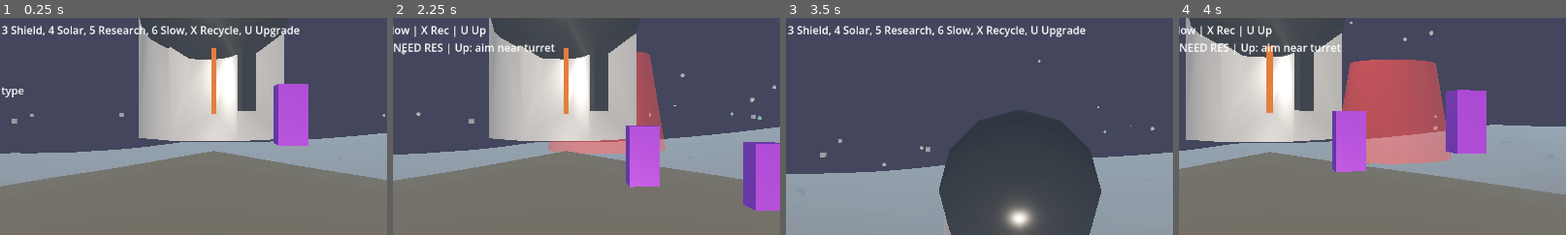
Above: before the commit, frames 1-4 (left to right).
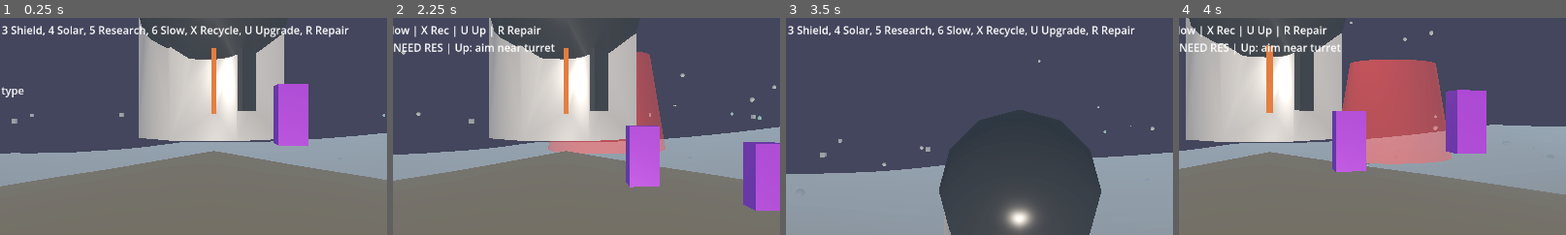
Above: after the commit, the same moments.

Repository: qnctx/star-abyss-game
Game: Godot game, scene res://scenes/main.tscn
Same seed, same stepped clock (60 frames per second), same inputs: the game is played once before the commit and once after it.
Inputs (mouse positions are % of the whole screen's width and height, from its top left):
- Up to frame 1 (0.25 s): no input
- Up to frame 2 (2.25 s): tap B (build_mode) at 0.5, 2 s; move the mouse to (55, 50) at 0.52 s; hold B (build_mode) 0.53-1.28 s; hold U (upgrade_structure) from 0.53 s (still down); click (55, 50) at 0.67 s; tap Space (jump) at 0.77, 1.52 s; tap X (recycle_mode) at 0.8, 1.35 s; move the mouse to (45, 50) at 1.27 s; tap R (repair_structure, bound only after the commit) at 1.55 s; move the mouse to (52, 48) at 2.02 s; hold R (repair_structure, bound only after the commit) from 2.03 s (still down)
- Up to frame 3 (3.5 s): keep holding U (upgrade_structure); tap B (build_mode) at 2.3, 2.75, 2.85 s; move the mouse to (49, 52) at 2.77 s; release R (repair_structure, bound only after the commit) at 2.78 s; click (49, 52) at 2.92 s; tap Space (jump) at 3.02 s; tap X (recycle_mode) at 3.05 s
- Up to frame 4 (4 s): keep holding U (upgrade_structure); tap B (build_mode) at 3.5 s; move the mouse to (57, 51) at 3.52 s; hold R (repair_structure, bound only after the commit) from 3.53 s (still down); tap Ctrl (crouch) at 3.6 s; tap Space (jump) at 3.77 s
The pictures show only the part of the screen within x 22-72%, y 28-78%; the shares and areas given below are measured in that part.

The runs differ from the first frame. In frame 1, 0.3% of the frame differs, in the area x 77-91%, y 3-9%; in frame 2, 0.3%; in frame 3, 0.3%; in frame 4, 0.3%, in the area x 25-39%, y 3-9%.

Commit message:
Add structure repair loop

Diff:
--- a/src/project.godot
+++ b/src/project.godot
@@ -138,3 +138,8 @@
 "events": [Object(InputEventKey,"resource_local_to_scene":false,"resource_name":"","device":-1,"window_id":0,"alt_press …(192 unchanged characters)…
 ]
 }
+repair_structure={
+"deadzone": 0.2,
+"events": [Object(InputEventKey,"resource_local_to_scene":false,"resource_name":"","device":-1,"window_id":0,"alt_pressed":false,"shift_pressed":false,"ctrl_pressed":false,"meta_pressed":false,"pressed":false,"keycode":0,"physical_keycode":82,"key_label":0,"unicode":114,"location":0,"echo":false,"script":null)
+]
+}
--- a/src/scripts/build_manager.gd
+++ b/src/scripts/build_manager.gd
@@ -19,8 +19,12 @@
 const RECYCLE_DISTANCE: float = 2.8
 const REFUND_RATE: float = 0.5
 const UPGRADE_DISTANCE: float = 2.8
+const REPAIR_DISTANCE: float = 2.8
 const MAX_UPGRADE_LEVEL: int = 3
 const TURRET_UPGRADE_COST := {"iron": 10, "energy": 5, "blueprint": 1}
+const STRUCTURE_REPAIR_COST := {"iron": 5, "biomass": 2}
+const STRUCTURE_MAX_HEALTH: float = 100.0
+const STRUCTURE_REPAIR_AMOUNT: float = 35.0
 const BUILD_TURRET: String = "turret"
 const BUILD_O2_STATION: String = "o2_station"
 const BUILD_SHIELD_GENERATOR: String = "shield_generator"
@@ -61,6 +65,9 @@
 		get_viewport().set_input_as_handled()
 	elif event.is_action_pressed("upgrade_structure") or (event is InputEventKey and event.pressed and event.physical_keycode == KEY_U):
 		_try_upgrade_structure()
+		get_viewport().set_input_as_handled()
+	elif event.is_action_pressed("repair_structure") or (event is InputEventKey and event.pressed and event.physical_keycode == KEY_R):
+		_try_repair_structure()
 		get_viewport().set_input_as_handled()
 	elif event is InputEventKey and event.pressed and event.physical_keycode == KEY_1:
 		_select_building(BUILD_TURRET)
@@ -199,6 +206,7 @@
 	structure.add_to_group("built_structures")
 	structure.set_meta("build_cost", cost.duplicate())
 	structure.set_meta("build_label", get_selected_label())
+	ensure_structure_health(structure)
 
 
 func _try_recycle_structure() -> void:
@@ -228,6 +236,12 @@
 		upgrade_structure(target)
 
 
+func _try_repair_structure() -> void:
+	var target := _find_repair_target(_placement_position)
+	if target:
+		repair_structure(target)
+
+
 func upgrade_structure(structure: Node3D) -> bool:
 	if not structure or not is_instance_valid(structure):
 		return false
@@ -243,6 +257,24 @@
 
 	InventoryManager.consume_resources(TURRET_UPGRADE_COST)
 	structure.set_meta("upgrade_level", current_level + 1)
+	return true
+
+
+func repair_structure(structure: Node3D) -> bool:
+	if not structure or not is_instance_valid(structure):
+		return false
+	if not structure.is_in_group("built_structures"):
+		return false
+	ensure_structure_health(structure)
+	var max_health: float = float(structure.get_meta("structure_max_health", STRUCTURE_MAX_HEALTH))
+	var current_health: float = float(structure.get_meta("structure_health", max_health))
+	if current_health >= max_health:
+		return false
+	if not InventoryManager.has_resources(STRUCTURE_REPAIR_COST):
+		return false
+
+	InventoryManager.consume_resources(STRUCTURE_REPAIR_COST)
+	structure.set_meta("structure_health", minf(max_health, current_health + STRUCTURE_REPAIR_AMOUNT))
 	return true
 
 
@@ -276,6 +308,44 @@
 	]
 
 
+func get_structure_action_status_text() -> String:
+	var repair_target := _find_repair_target(_placement_position)
+	if repair_target:
+		return get_repair_status_text()
+	return get_upgrade_status_text()
+
+
+func get_repair_status_text() -> String:
+	var target := _find_repair_target(_placement_position)
+	if not target:
+		return "Repair: aim damaged structure"
+	var current_health: float = float(target.get_meta("structure_health", STRUCTURE_MAX_HEALTH))
+	var max_health: float = float(target.get_meta("structure_max_health", STRUCTURE_MAX_HEALTH))
+	var afford := InventoryManager.has_resources(STRUCTURE_REPAIR_COST) if InventoryManager else false
+	return "Repair %s HP %d/%d | R %s" % [
+		get_structure_label(target),
+		roundi(current_health),
+		roundi(max_health),
+		"READY" if afford else "NEED RES"
+	]
+
+
+func get_repair_cost_text() -> String:
+	var parts: Array[String] = []
+	for resource_type in STRUCTURE_REPAIR_COST:
+		parts.append("%d %s" % [STRUCTURE_REPAIR_COST[resource_type], _resource_label(str(resource_type))])
+	return " + ".join(parts)
+
+
+func ensure_structure_health(structure: Node) -> void:
+	if not structure:
+		return
+	if not structure.has_meta("structure_max_health"):
+		structure.set_meta("structure_max_health", STRUCTURE_MAX_HEALTH)
+	if not structure.has_meta("structure_health"):
+		structure.set_meta("structure_health", float(structure.get_meta("structure_max_health", STRUCTURE_MAX_HEALTH)))
+
+
 func get_structure_label(structure: Node) -> String:
 	if not structure:
 		return "Structure"
@@ -377,6 +447,26 @@
 	return nearest
 
 
+func _find_repair_target(pos: Vector3) -> Node3D:
+	var nearest: Node3D = null
+	var nearest_distance := REPAIR_DISTANCE
+	for structure in get_tree().get_nodes_in_group("built_structures"):
+		var structure_node := structure as Node3D
+		if not structure_node or not is_instance_valid(structure_node):
+			continue
+		if not structure_node.has_meta("structure_health"):
+			continue
+		var max_health: float = float(structure_node.get_meta("structure_max_health", STRUCTURE_MAX_HEALTH))
+		var current_health: float = float(structure_node.get_meta("structure_health", max_health))
+		if current_health >= max_health:
+			continue
+		var distance := structure_node.global_position.distance_to(pos)
+		if distance < nearest_distance:
+			nearest_distance = distance
+			nearest = structure_node
+	return nearest
+
+
 func _instantiate_selected_structure() -> Node3D:
 	if selected_building == BUILD_SLOW_FIELD:
 		return SLOW_FIELD_SCRIPT.new()
--- a/src/scripts/combat_hud.gd
+++ b/src/scripts/combat_hud.gd
@@ -102,17 +102,17 @@
 	var build_manager := get_tree().current_scene.get_node_or_null("BuildManager") if get_tree().current_scene else null
 	if build_manager and build_manager.build_mode:
 		if build_manager.recycle_mode:
-			_build_label.text = "Recycle mode | X build mode | U upgrade turret\n%s" % build_manager.get_recycle_status_text()
+			_build_label.text = "Recycle mode | X build mode | U upgrade | R repair\n%s" % build_manager.get_recycle_status_text()
 			return
 		var afford := InventoryManager.has_resources(build_manager.get_selected_cost()) if InventoryManager else false
-		_build_label.text = "Build 1Tur 2O2 3Sh 4Sol 5Res 6Slow | X Rec | U Up\n%s: %s | LMB %s | %s" % [
+		_build_label.text = "Build 1Tur 2O2 3Sh 4Sol 5Res 6Slow | X Rec | U Up | R Repair\n%s: %s | LMB %s | %s" % [
 			build_manager.get_selected_label(),
 			build_manager.get_selected_cost_text(),
 			"READY" if afford else "NEED RES",
-			build_manager.get_upgrade_status_text()
+			build_manager.get_structure_action_status_text()
 		]
 	else:
-		_build_label.text = "Press B to build | 1 Turret, 2 O2, 3 Shield, 4 Solar, 5 Research, 6 Slow, X Recycle, U Upgrade"
+		_build_label.text = "Press B to build | 1 Turret, 2 O2, 3 Shield, 4 Solar, 5 Research, 6 Slow, X Recycle, U Upgrade, R Repair"
 
 
 func _refresh_base_hint() -> void:
--- a/src/scripts/enemy.gd
+++ b/src/scripts/enemy.gd
@@ -10,7 +10,7 @@
 var _slow_sources: Dictionary = {}
 
 signal enemy_died()
-signal base_reached(damage: float)
+signal base_reached(damage: float, hit_position: Vector3)
 
 
 func _ready():
@@ -28,7 +28,7 @@
 	move_and_slide()
 
 	if global_position.distance_to(target_position) < attack_range:
-		base_reached.emit(damage)
+		base_reached.emit(damage, global_position)
 		die()
 
 
--- a/src/scripts/game_manager.gd
+++ b/src/scripts/game_manager.gd
@@ -27,6 +27,8 @@
 const BASE_REPAIR_COST := {"iron": 10, "biomass": 5}
 const BASE_REPAIR_AMOUNT: float = 25.0
 const SHIELD_RECHARGE_RATE: float = 3.0
+const STRUCTURE_DAMAGE_RADIUS: float = 4.5
+const STRUCTURE_MAX_HEALTH: float = 100.0
 
 
 func _ready():
@@ -251,7 +253,7 @@
 	enemies_alive_changed.emit(enemies_alive)
 
 
-func _on_base_reached(damage: float):
+func _on_base_reached(damage: float, hit_position: Vector3 = Vector3.ZERO):
 	var remaining_damage := damage
 	if base_shield > 0.0:
 		var absorbed := minf(base_shield, remaining_damage)
@@ -261,10 +263,45 @@
 	if remaining_damage <= 0.0:
 		return
 
+	var impact_position := hit_position
+	if impact_position == Vector3.ZERO and WorldGenerator:
+		impact_position = WorldGenerator.base_position
+	_damage_nearby_structures(impact_position, remaining_damage)
 	base_health = maxf(0.0, base_health - remaining_damage)
 	base_health_changed.emit(base_health)
 	if base_health <= 0:
 		game_over()
+
+
+func _damage_nearby_structures(center: Vector3, damage: float) -> int:
+	var damaged_count := 0
+	var scene := get_tree().current_scene
+	if not scene:
+		return damaged_count
+	for structure in get_tree().get_nodes_in_group("built_structures"):
+		var structure_node := structure as Node3D
+		if not structure_node or not is_instance_valid(structure_node):
+			continue
+		if structure_node.global_position.distance_to(center) > STRUCTURE_DAMAGE_RADIUS:
+			continue
+		_ensure_structure_health(structure_node)
+		var max_health: float = float(structure_node.get_meta("structure_max_health", STRUCTURE_MAX_HEALTH))
+		var current_health: float = float(structure_node.get_meta("structure_health", max_health))
+		var next_health: float = maxf(0.0, current_health - damage)
+		structure_node.set_meta("structure_health", next_health)
+		damaged_count += 1
+		if next_health <= 0.0:
+			structure_node.queue_free()
+	return damaged_count
+
+
+func _ensure_structure_health(structure: Node) -> void:
+	if not structure:
+		return
+	if not structure.has_meta("structure_max_health"):
+		structure.set_meta("structure_max_health", STRUCTURE_MAX_HEALTH)
+	if not structure.has_meta("structure_health"):
+		structure.set_meta("structure_health", float(structure.get_meta("structure_max_health", STRUCTURE_MAX_HEALTH)))
 
 
 func can_repair_base() -> bool:
--- a/src/test_runner.gd
+++ b/src/test_runner.gd
@@ -23,6 +23,7 @@
         _test_build_and_combat_ui()
         _test_build_recycle()
         _test_structure_upgrade()
+        _test_structure_repair()
         _test_inventory_manager()
         _test_base_repair()
         _test_base_shield()
@@ -347,6 +348,77 @@
         inventory_manager.resources["blueprint"] = old_blueprint
 
 
+func _test_structure_repair() -> void:
+        print("\n[ Structure repair ]")
+
+        var build_script = load("res://scripts/build_manager.gd")
+        var game_manager = _get_autoload("GameManager")
+        var inventory_manager = _get_autoload("InventoryManager")
+        check("build_manager.gd loads for repair test", build_script != null)
+        check("GameManager autoload exists", game_manager != null)
+        check("InventoryManager autoload exists", inventory_manager != null)
+        if not build_script or not game_manager or not inventory_manager:
+                return
+
+        var old_health: float = game_manager.base_health
+        var old_shield: float = game_manager.base_shield
+        var old_max_shield: float = game_manager.max_base_shield
+        var old_iron: int = inventory_manager.resources.get("iron", 0)
+        var old_biomass: int = inventory_manager.resources.get("biomass", 0)
+
+        inventory_manager.resources["iron"] = 5
+        inventory_manager.resources["biomass"] = 2
+
+        var build_manager = build_script.new()
+        current_scene.add_child(build_manager)
+
+        var structure := Node3D.new()
+        structure.add_to_group("built_structures")
+        structure.set_meta("build_label", "Turret")
+        structure.set_meta("structure_max_health", 100.0)
+        structure.set_meta("structure_health", 40.0)
+        current_scene.add_child(structure)
+
+        var repair_status: String = build_manager.get_repair_status_text()
+        check("repair status shows damaged target", repair_status.contains("Repair Turret HP 40/100"), repair_status)
+        check("repair status shows ready when funded", repair_status.contains("READY"), repair_status)
+
+        var repaired: bool = build_manager.repair_structure(structure)
+        check("repair_structure succeeds for damaged built structure", repaired)
+        check_nearly(float(structure.get_meta("structure_health", 0.0)), 75.0, 0.01, "repair restores structure HP")
+        check("structure repair consumes iron", inventory_manager.resources.get("iron", -1) == 0)
+        check("structure repair consumes biomass", inventory_manager.resources.get("biomass", -1) == 0)
+
+        structure.set_meta("structure_health", 100.0)
+        inventory_manager.resources["iron"] = 5
+        inventory_manager.resources["biomass"] = 2
+        check("repair_structure rejects full-health structure", not build_manager.repair_structure(structure))
+
+        var splash_target := Node3D.new()
+        splash_target.add_to_group("built_structures")
+        var impact_position := Vector3(20.0, 0.0, 20.0)
+        splash_target.position = impact_position
+        splash_target.set_meta("structure_max_health", 100.0)
+        splash_target.set_meta("structure_health", 100.0)
+        current_scene.add_child(splash_target)
+
+        game_manager.base_health = 100.0
+        game_manager.base_shield = 0.0
+        game_manager.max_base_shield = 0.0
+        game_manager._on_base_reached(20.0, impact_position)
+        check_nearly(float(splash_target.get_meta("structure_health", 0.0)), 80.0, 0.01, "base breach damages nearby structures")
+        check_nearly(game_manager.base_health, 80.0, 0.01, "base breach still damages base")
+
+        build_manager.queue_free()
+        structure.queue_free()
+        splash_target.queue_free()
+        game_manager.base_health = old_health
+        game_manager.base_shield = old_shield
+        game_manager.max_base_shield = old_max_shield
+        inventory_manager.resources["iron"] = old_iron
+        inventory_manager.resources["biomass"] = old_biomass
+
+
 func _test_base_repair() -> void:
         print("\n[ Base repair ]")
 
Not shown, changed: PROGRESS.md
Not shown, changed: docs/GAME_DESIGN_DOC.md
Not shown, changed: docs/TEST_PLAN.md
Not shown, changed: src/CONTEXT.md
